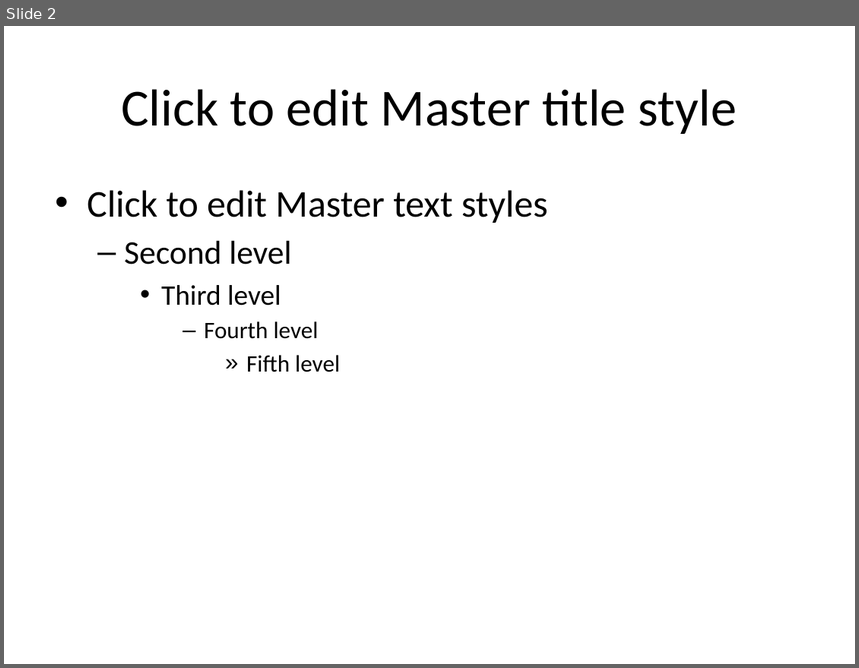
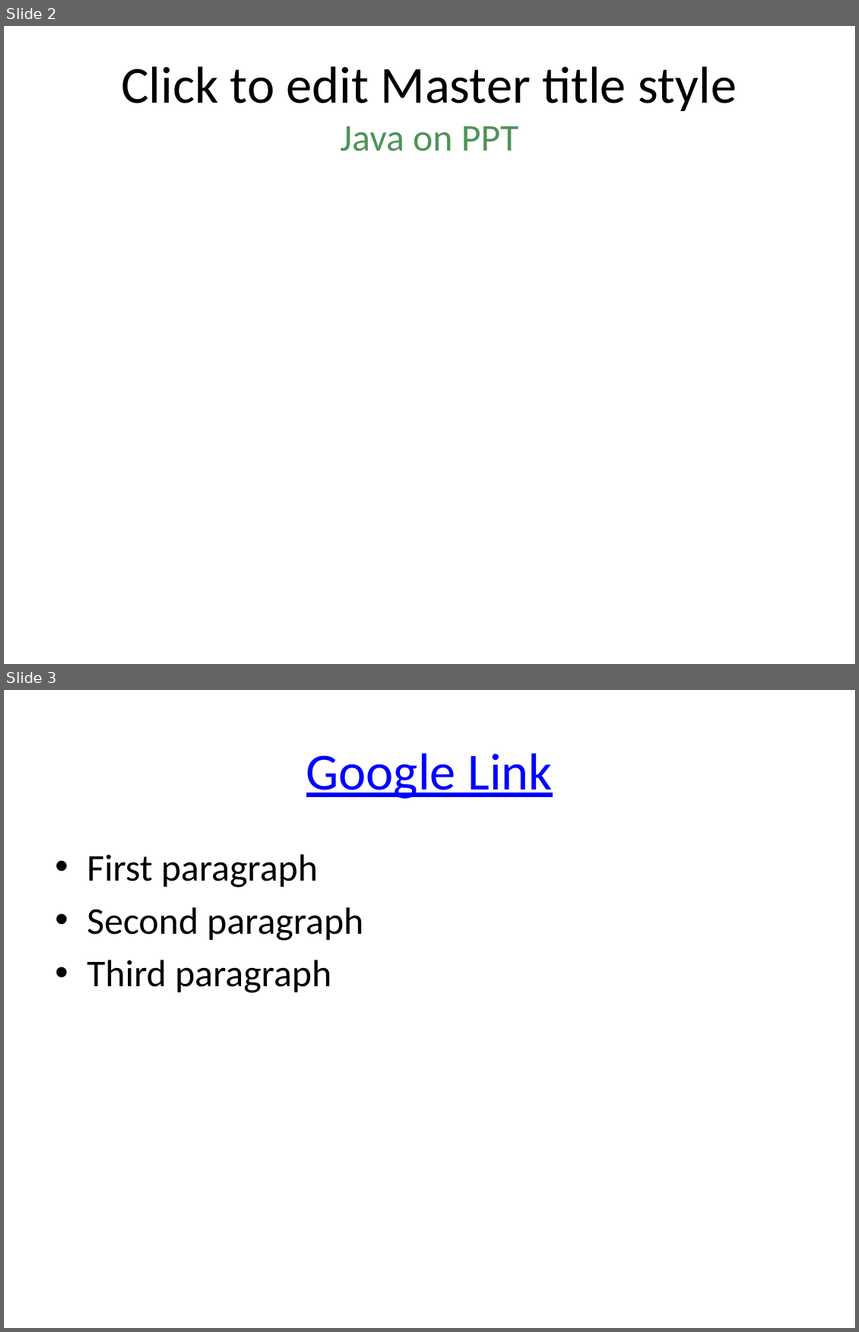
Before and after one commit to diegopacheco/java-pocs, a slide deck: pocs/ppt-poi-fun/powerpoint.pptx. Shown one above the other, each under a label of ours: slide 2 before the commit, slides 2 and 3 after it. The pictures are 859x668 and 859x1332 pixels, drawn with LibreOffice and Linux fonts; fonts in the diff are those of the drawing. Boxes give left, top, right and bottom in pixels: in the first picture for what was removed or moved away, otherwise in the second. Text is boxed around its words. In the diff, an @@ line names an element or a change of style, - is before the commit and + after.

Commit message:
poi ppt

```diff
--- a/pocs/ppt-poi-fun/powerpoint.pptx
+++ b/pocs/ppt-poi-fun/powerpoint.pptx
@@ slide 3 added at <box>4,690,855,1328</box>, background #FFFFFF @@
@@ title added at <box>306,753,552,799</box>, 44 pt, text #0000FF, underline @@
+Google Link
@@ text added at <box>87,854,363,993</box>, 32 pt, text #000000 @@
+• First paragraph
+• Second paragraph
+• Third paragraph
@@ slide 2 changed as well @@
@@ title at <box>340,126,519,151</box>: paragraph added @@
+Java on PPT
@@ text removed at <box>87,190,548,373</box> @@
-• Click to edit Master text styles
-  – Second level
-    • Third level
-      – Fourth level
-        » Fifth level
```
Also in this commit, not shown: 1 other file.
